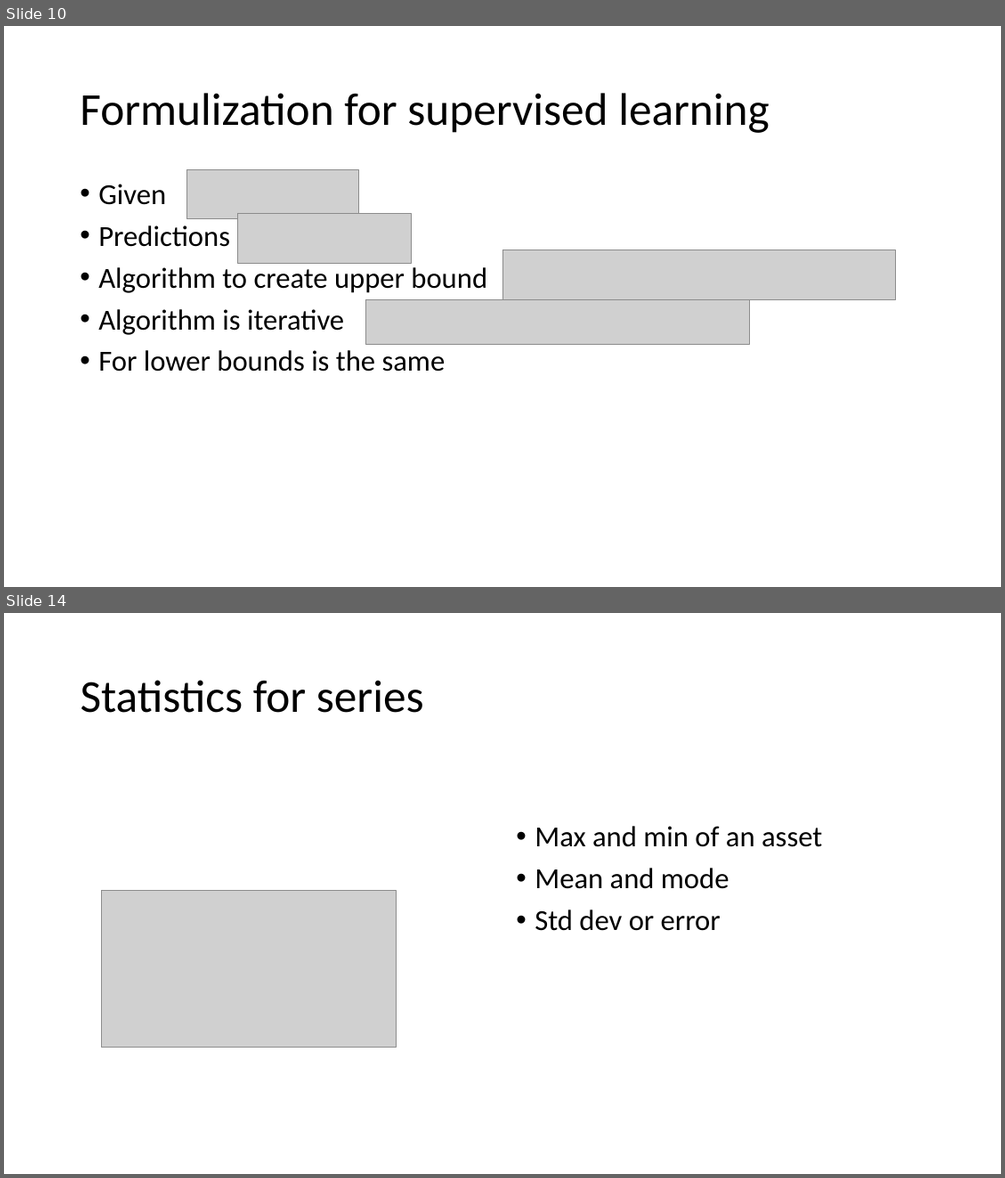
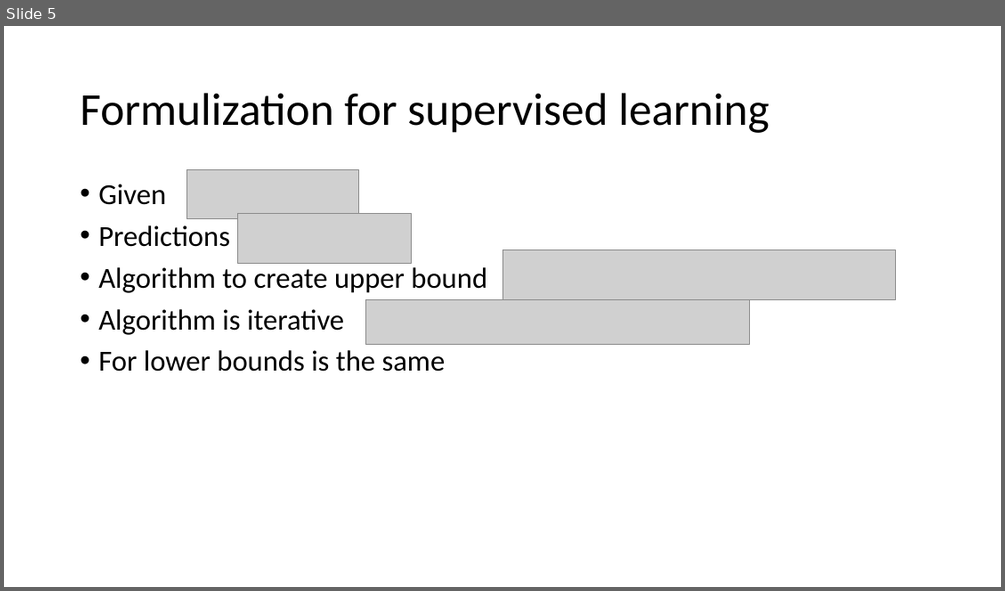
Before and after one commit to NickThe1/kbtu-data-visualization, a slide deck: distrib.pptx. Shown one above the other, each under a label of ours: slides 10 and 14 before the commit, slide 5 after it; the slides between them are not shown. The pictures are 1005x1178 and 1005x591 pixels, drawn with LibreOffice and Linux fonts; fonts in the diff are those of the drawing; grey boxes stand for pictures. Boxes give left, top, right and bottom in pixels: in the first picture for what was removed or moved away, otherwise in the second. Text is boxed around its words. In the diff, an @@ line names an element or a change of style, - is before the commit and + after.

```diff
--- a/distrib.pptx
+++ b/distrib.pptx
@@ slide 14 removed at box(4, 613, 1001, 1174), background #FFFFFF @@
@@ title removed at box(81, 680, 424, 713) @@
-Statistics for series
@@ text removed at box(534, 826, 822, 931) @@
-• Max and min of an asset
-• Mean and mode
-• Std dev or error
@@ picture removed at box(101, 891, 396, 1047) @@
@@ what was slide 10 is now slide 5 @@
```
Also in this commit, not shown: 2 slides changed, 3 slides added, 7 other slides removed, 3 other files.
